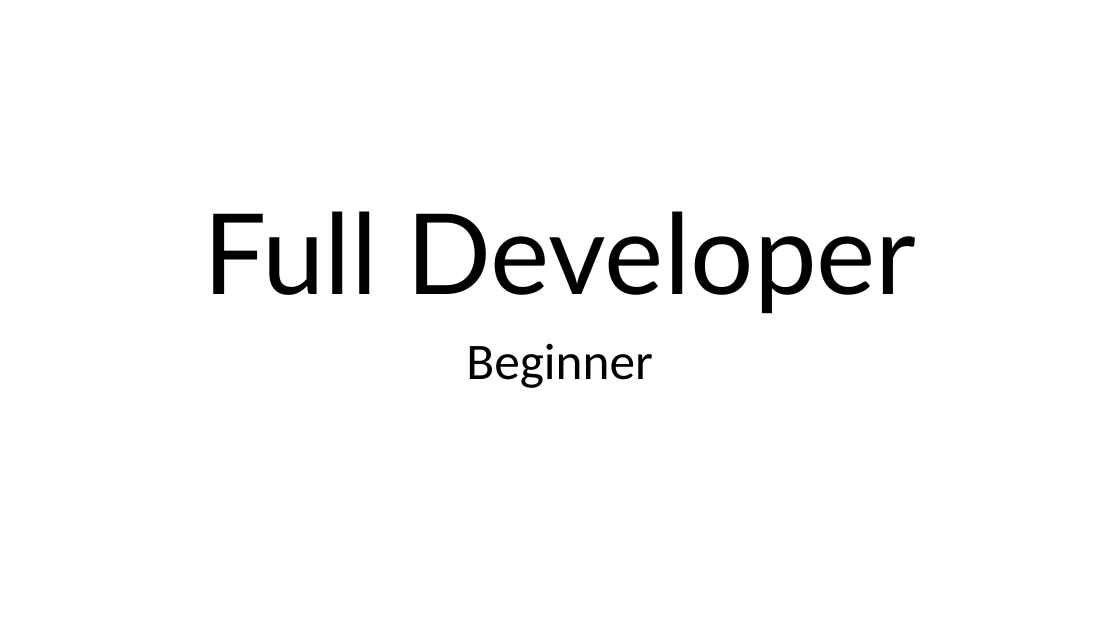
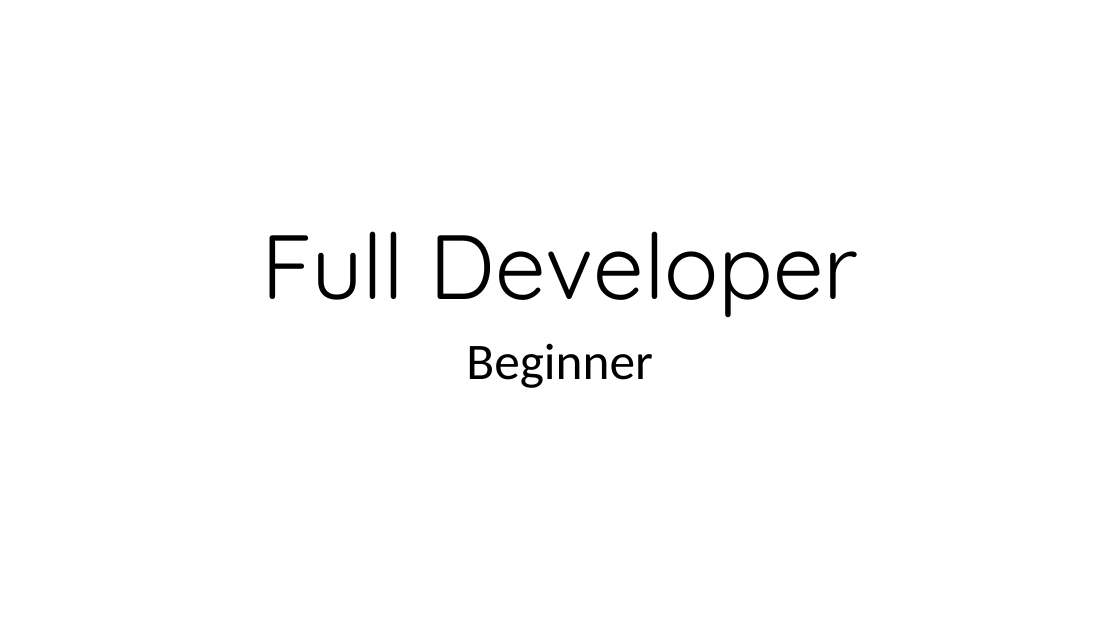
Before and after one commit to abelcondear/course, a slide deck: slide 1 of presentacion-curso.pptx. Drawn at 1120x630 pixels with LibreOffice and Linux fonts; fonts in the diff are those of the drawing. Boxes give left, top, right and bottom in pixels: in the first picture for what was removed or moved away, otherwise in the second. Text is boxed around its words. In the diff, an @@ line names an element or a change of style, - is before the commit and + after.

```diff
--- a/presentacion-curso.pptx
+++ b/presentacion-curso.pptx
@@ title "Full Developer": place and size @@
-title "Full Developer" at bbox=[203, 211, 916, 313]
+title "Full Developer" at bbox=[261, 231, 859, 317]
@@ title "Full Developer" at bbox=[261, 231, 859, 317]: size 96 to 78 pt, font Lato to Quicksand; line spacing 0.9 to 2; more space between paragraphs @@
```
Also in this commit, not shown: 48 other slides changed, 3 other files.
